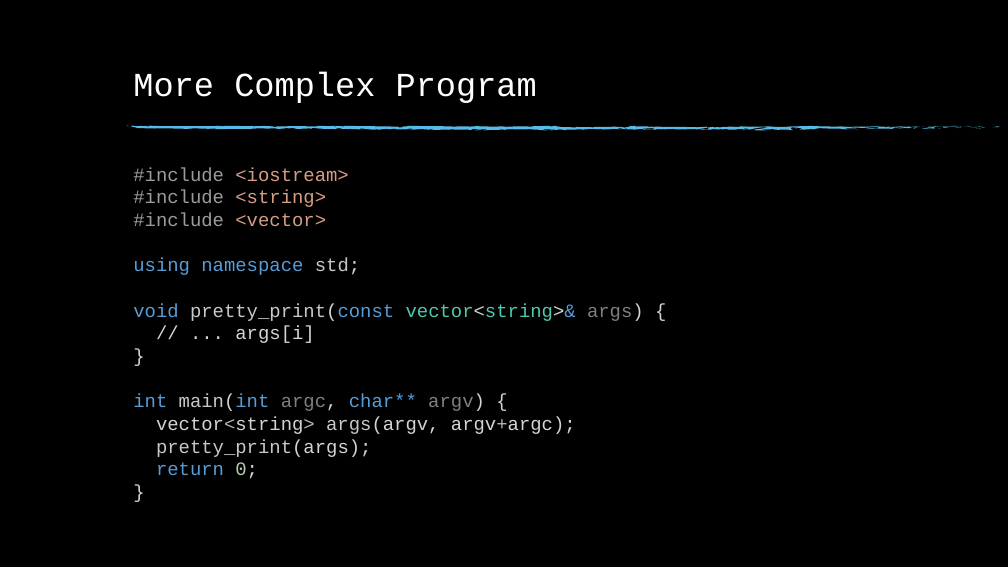
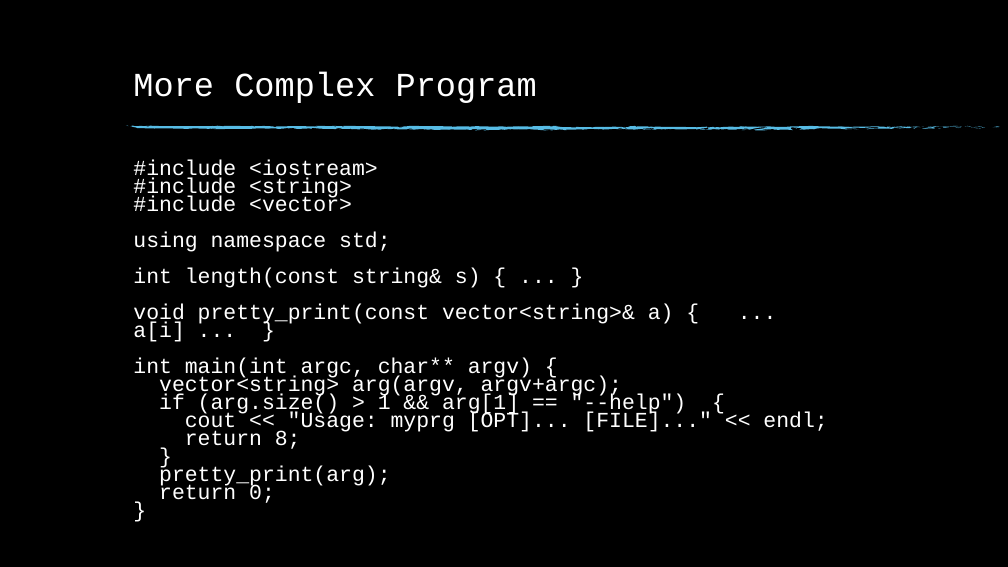
Before and after one commit to fan1x/fan1x.github.io, a slide deck: slide 21 of data/2022-23/cpp/ex02.pptx (slide 23 before the commit). Drawn at 1008x567 pixels with LibreOffice and Linux fonts; fonts in the diff are those of the drawing; background and template pictures are left out. Boxes give left, top, right and bottom in pixels: in the first picture for what was removed or moved away, otherwise in the second. Text is boxed around its words. In the diff, an @@ line names an element or a change of style, - is before the commit and + after.

```diff
--- a/data/2022-23/cpp/ex02.pptx
+++ b/data/2022-23/cpp/ex02.pptx
@@ text at [133,160,827,503]: text changed; size 18 to 20.4 pt; text colour #D4D4D4 to #FFFFFF @@
-#include <iostream>
-#include <string>
-#include <vector>
-using namespace std;
-void pretty_print(const vector<string>& args) {
-// ... args[i]
-}
-int main(int argc, char** argv) {
-vector<string> args(argv, argv+argc);
-pretty_print(args);
-return 0;
-}
+#include <iostream>
+#include <string>
+#include <vector>
+using namespace std;
+int length(const string& s) { ... }
+void pretty_print(const vector<string>& a) { ... a[i] ... }
+int main(int argc, char** argv) {
+vector<string> arg(argv, argv+argc);
+if (arg.size() > 1 && arg[1] == "--help") {
+cout << "Usage: myprg [OPT]... [FILE]..." << endl;
+return 8;
+}
+pretty_print(arg);
+return 0;
+}
```
Also in this commit, not shown: 15 other slides changed, 5 slides added, 9 slides removed.
